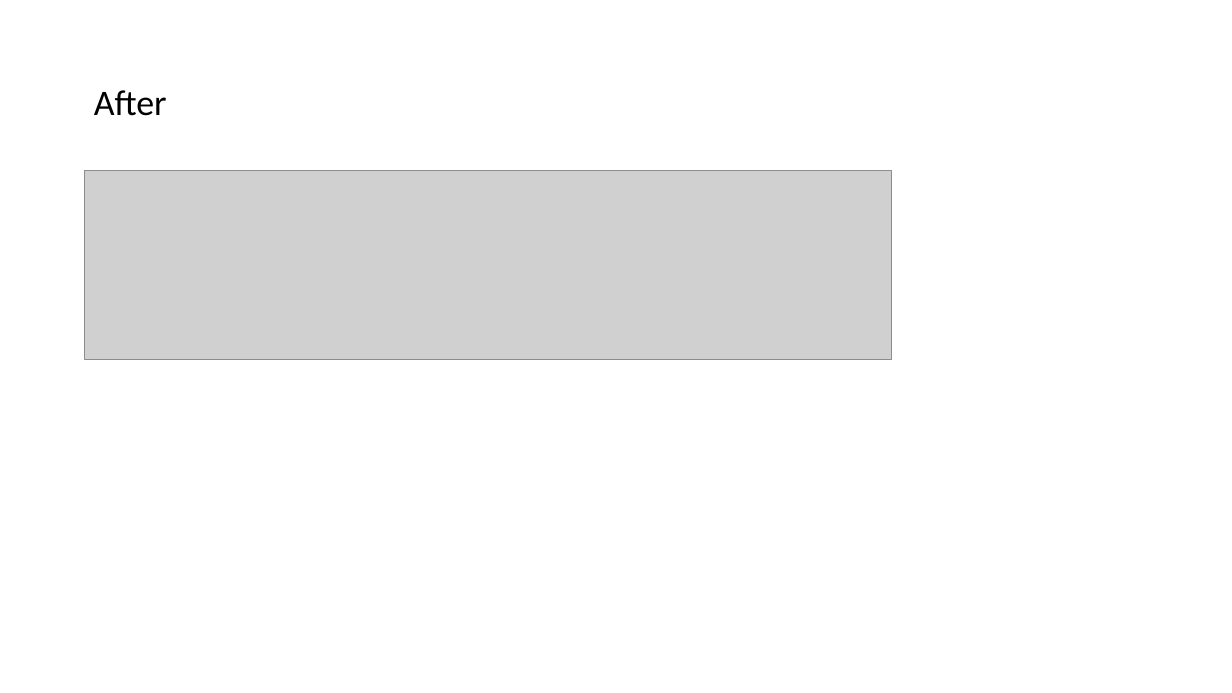
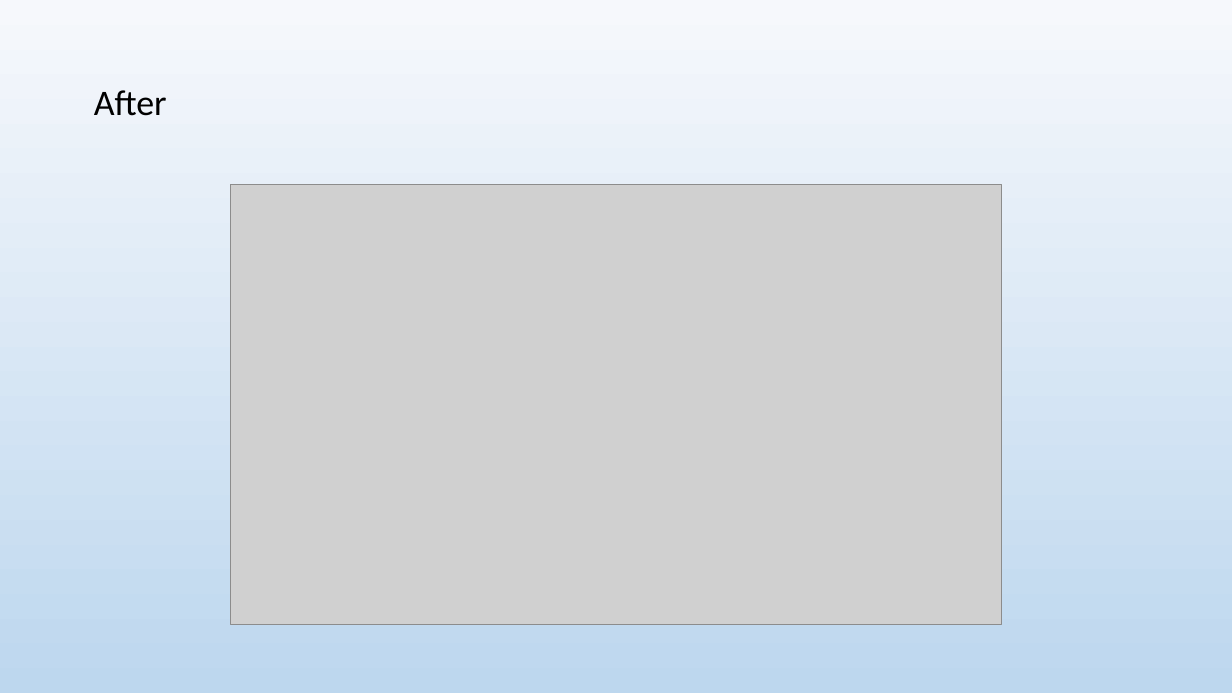
Before and after one commit to mohitgaggar/IDSproject, a slide deck: slide 6 of IDS.pptx. Drawn at 1232x693 pixels with LibreOffice and Linux fonts; fonts in the diff are those of the drawing; grey boxes stand for pictures. Boxes give left, top, right and bottom in pixels: in the first picture for what was removed or moved away, otherwise in the second. Text is boxed around its words. In the diff, an @@ line names an element or a change of style, - is before the commit and + after.

Commit message:
updated ppt

```diff
--- a/IDS.pptx
+++ b/IDS.pptx
@@ background #FFFFFF to gradient #F6F8FC to #BDD7EE to #ABC0E4 to #C7D5ED @@
@@ picture removed at box(85, 171, 892, 360) @@
@@ picture added at box(230, 185, 1002, 625) @@
```
Also in this commit, not shown: 16 other slides changed.
